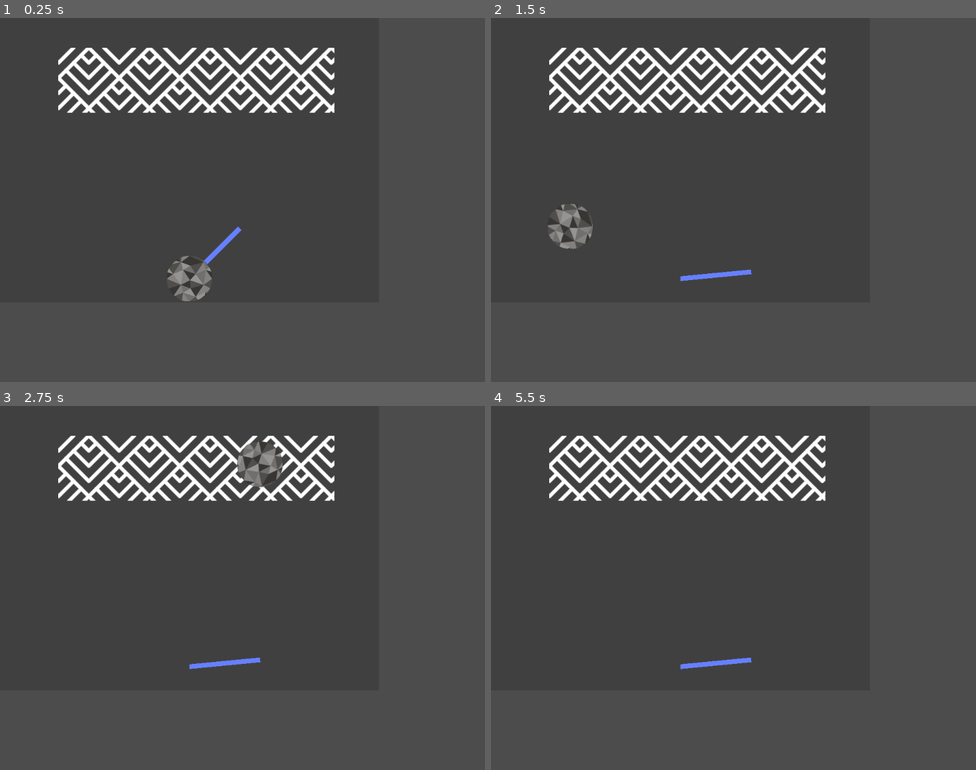
Above: before the commit, frames 1-4 (two rows, left to right).
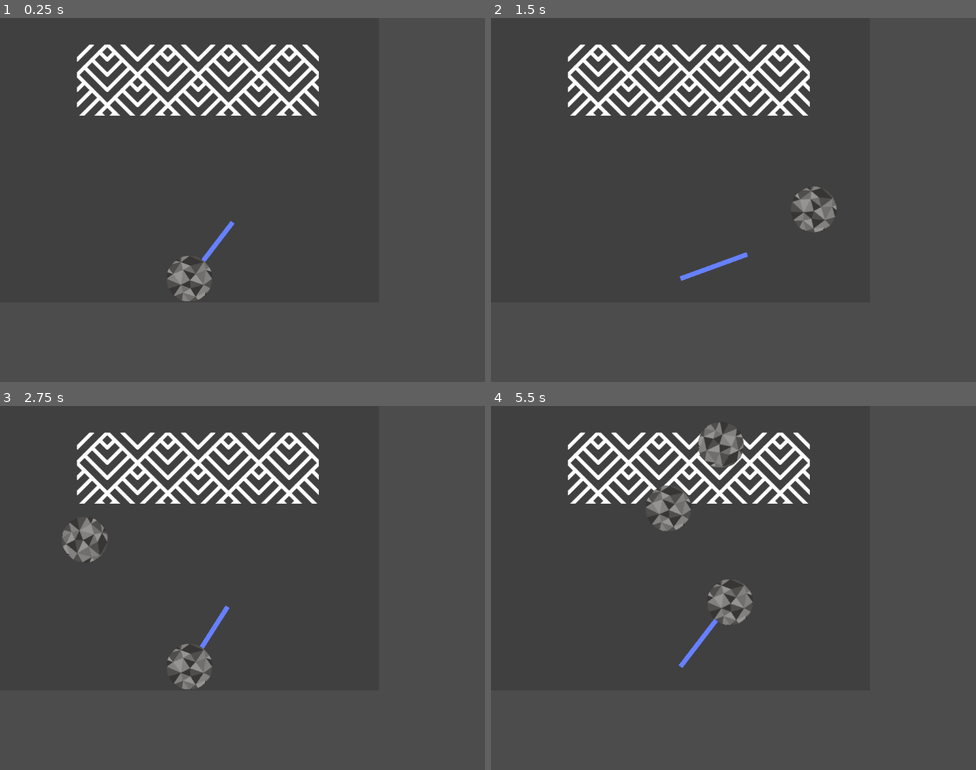
Above: after the commit, the same moments.

Repository: broquaint/eggjam20
Game: Godot game, scene res://scenes/FeedReactor.tscn
Two runs of this game, one before a commit and one after it. Both use one fixed random seed, a clock stepped at 60 frames per second and the inputs below. This scene is started directly instead of the project's main scene.
Inputs:
- Up to frame 1 (0.25 s): no input
- Up to frame 2 (1.5 s): tap Enter (ui_accept) at 0.5, 0.6, 0.77, 1.07, 1.35 s
- Up to frame 3 (2.75 s): tap Enter (ui_accept) at 1.52, 1.82, 2.1 s
- Up to frame 4 (5.5 s): tap Enter (ui_accept) at 2.85, 3.02, 3.32, 3.6, 3.77, 4.07, 4.35, 4.52, 4.82, 5.1 s

The runs differ from the first frame. In frame 1, 6.2% of the frame differs, in the area x 12-69%, y 7-68%; in frame 2, 7.4%; in frame 3, 7.5%, in the area x 12-69%, y 7-78%; in frame 4, 7.4%.

Commit message:
Move trash ball into a separate scene
Allowing multiple balls of trash to be launched.

Diff:
--- a/scenes/FeedReactor.tscn
+++ b/scenes/FeedReactor.tscn
@@ -1,8 +1,11 @@
-[gd_scene load_steps=11 format=2]
+[gd_scene load_steps=10 format=2]
 
 [ext_resource path="res://scripts/FeedReactor.gd" type="Script" id=1]
-[ext_resource path="res://assets/images/trash ball.png" type="Texture" id=2]
+[ext_resource path="res://scenes/TrashBall.tscn" type="PackedScene" id=2]
 [ext_resource path="res://assets/images/reactor input.png" type="Texture" id=3]
+
+[sub_resource type="RectangleShape2D" id=8]
+extents = Vector2( 256, 75.5 )
 
 [sub_resource type="Animation" id=1]
 resource_name = "AimSwing"
@@ -18,7 +21,7 @@
 "times": PoolRealArray( 0, 0.5, 1.5, 2 ),
 "transitions": PoolRealArray( 1, 1, 1, 1 ),
 "update": 0,
-"values": [ 180.0, 270.0, 105.0, 180.0 ]
+"values": [ 180.0, 255.0, 105.0, 180.0 ]
 }
 
 [sub_resource type="Animation" id=2]
@@ -35,12 +38,6 @@
 "update": 0,
 "values": [ 180.0 ]
 }
-
-[sub_resource type="PhysicsMaterial" id=5]
-bounce = 1.0
-
-[sub_resource type="CircleShape2D" id=3]
-radius = 48.0
 
 [sub_resource type="PhysicsMaterial" id=6]
 bounce = 1.0
@@ -67,37 +64,41 @@
 [node name="ReactorInput" type="Sprite" parent="."]
 position = Vector2( 415, 131 )
 texture = ExtResource( 3 )
+__meta__ = {
+"_edit_group_": true
+}
+
+[node name="Area2D" type="Area2D" parent="ReactorInput"]
+space_override = 3
+gravity_point = true
+linear_damp = 1.0
+
+[node name="CollisionShape2D" type="CollisionShape2D" parent="ReactorInput/Area2D"]
+position = Vector2( 3, -0.5 )
+shape = SubResource( 8 )
 
 [node name="AnimationPlayer" type="AnimationPlayer" parent="."]
 autoplay = "AimSwing"
 anims/AimSwing = SubResource( 1 )
 anims/RESET = SubResource( 2 )
 
-[node name="TrashBall" type="RigidBody2D" parent="."]
-position = Vector2( 400, 550 )
-physics_material_override = SubResource( 5 )
-gravity_scale = 0.0
-__meta__ = {
-"_edit_group_": true
-}
+[node name="TrashBall" parent="." instance=ExtResource( 2 )]
 
-[node name="Sprite" type="Sprite" parent="TrashBall"]
-texture = ExtResource( 2 )
-
-[node name="CollisionShape2D" type="CollisionShape2D" parent="TrashBall"]
-shape = SubResource( 3 )
-
-[node name="StaticBody2D" type="StaticBody2D" parent="."]
+[node name="LeftWall" type="StaticBody2D" parent="."]
 physics_material_override = SubResource( 6 )
 
-[node name="CollisionShape2D" type="CollisionShape2D" parent="StaticBody2D"]
+[node name="CollisionShape2D" type="CollisionShape2D" parent="LeftWall"]
 position = Vector2( -9, 301 )
 shape = SubResource( 4 )
 
-[node name="StaticBody2D2" type="StaticBody2D" parent="."]
+[node name="RightWall" type="StaticBody2D" parent="."]
 position = Vector2( 819, 0 )
 physics_material_override = SubResource( 7 )
 
-[node name="CollisionShape2D" type="CollisionShape2D" parent="StaticBody2D2"]
+[node name="CollisionShape2D" type="CollisionShape2D" parent="RightWall"]
 position = Vector2( -9, 301 )
 shape = SubResource( 4 )
+
+[node name="Reload" type="Timer" parent="."]
+wait_time = 2.0
+one_shot = true
--- /dev/null
+++ b/scenes/TrashBall.tscn
@@ -0,0 +1,23 @@
+[gd_scene load_steps=4 format=2]
+
+[ext_resource path="res://assets/images/trash ball.png" type="Texture" id=1]
+
+[sub_resource type="PhysicsMaterial" id=5]
+bounce = 1.0
+
+[sub_resource type="CircleShape2D" id=3]
+radius = 48.0
+
+[node name="TrashBall" type="RigidBody2D"]
+position = Vector2( 400, 550 )
+physics_material_override = SubResource( 5 )
+gravity_scale = 0.0
+__meta__ = {
+"_edit_group_": true
+}
+
+[node name="Sprite" type="Sprite" parent="."]
+texture = ExtResource( 1 )
+
+[node name="CollisionShape2D" type="CollisionShape2D" parent="."]
+shape = SubResource( 3 )
--- a/scripts/FeedReactor.gd
+++ b/scripts/FeedReactor.gd
@@ -1,11 +1,33 @@
 extends Node2D
 
+enum LauncherState {
+	READY,
+	LAUNCHED
+}
+
+var launch_state = LauncherState.READY
+onready var trash_ball_scene = preload("res://scenes/TrashBall.tscn")
+var trash_ball
+
+func _ready():
+	$Reload.connect("timeout", self, "reload")
+
+	trash_ball = trash_ball_scene.instance()
+	remove_child($TrashBall)
+	add_child(trash_ball)
 
 func _process(_delta):
-	if Input.is_action_just_pressed("ui_accept"):
+	if Input.is_action_just_pressed("ui_accept") and launch_state == LauncherState.READY:
 		launch_waste()
 
 func launch_waste():
-#	$TrashBall.applied_force = Vector2(0, 500).rotated(deg2rad($Trajectory.rotation_degrees))
-	$TrashBall.apply_central_impulse(Vector2(0, 500).rotated(deg2rad($Trajectory.rotation_degrees)))
+	launch_state = LauncherState.LAUNCHED
+	trash_ball.apply_central_impulse(Vector2(0, 500).rotated(deg2rad($Trajectory.rotation_degrees)))
 	$AnimationPlayer.stop()
+	$Reload.start()
+
+func reload():
+	launch_state = LauncherState.READY
+	trash_ball = trash_ball_scene.instance()
+	add_child(trash_ball)
+	$AnimationPlayer.play("AimSwing")
Binary file changed: assets/images/reactor input.png
Not shown, added: assets/images/reactor input.png.import
Not shown, added: assets/images/trash ball.png.import
Not shown, changed: notes.org
